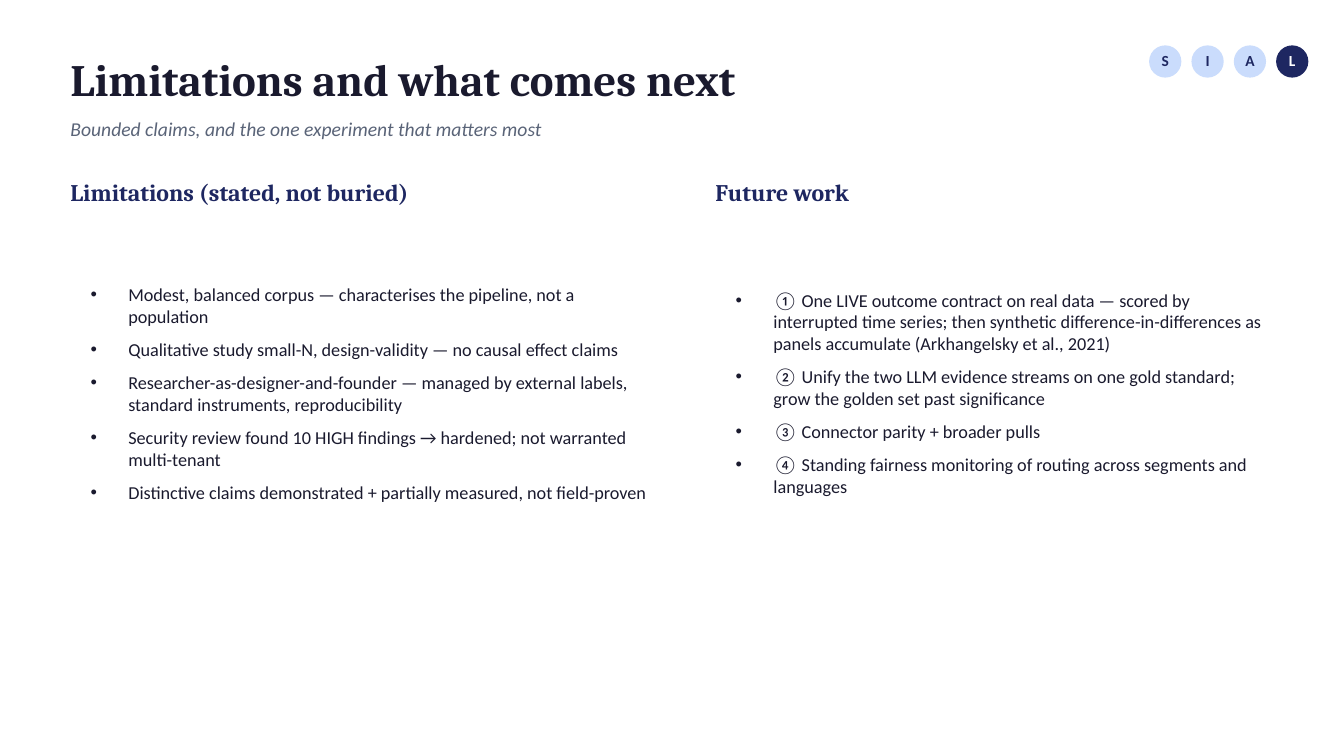
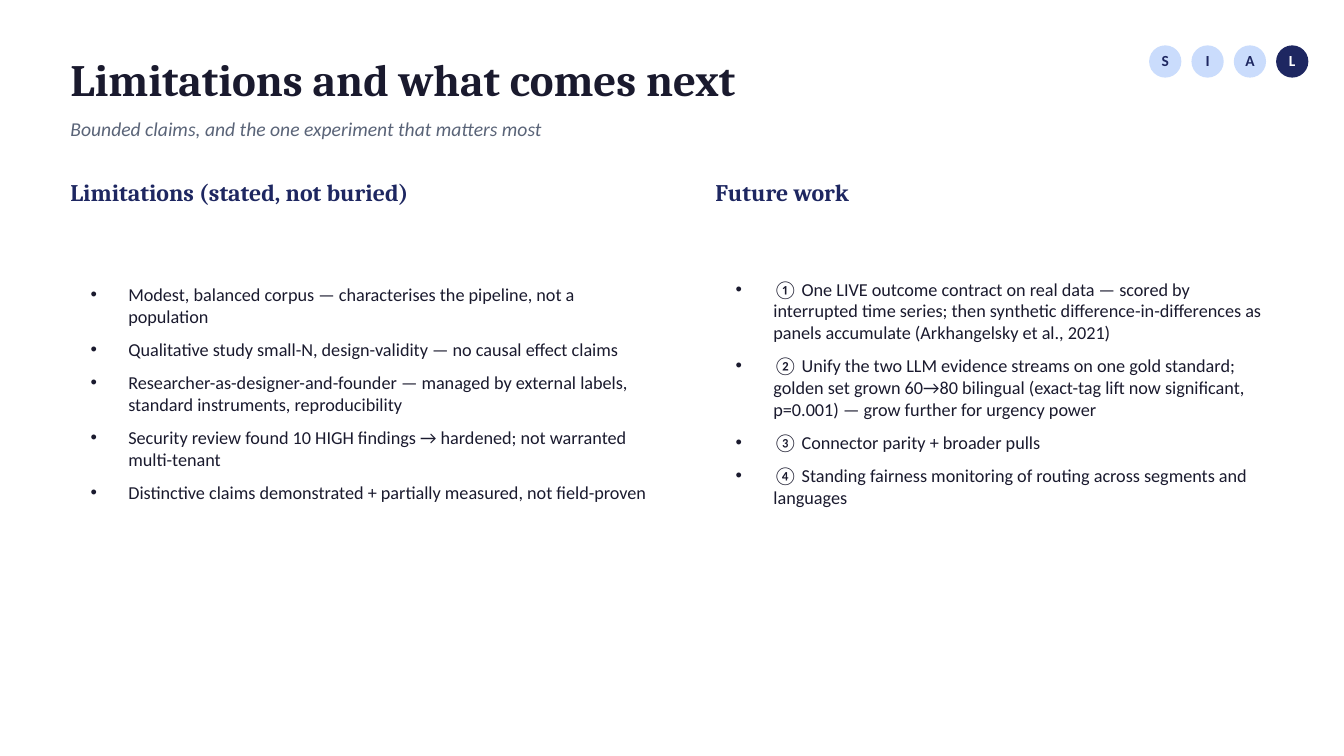
Before and after one commit to fogu13/CLARA, a slide deck: slide 12 of thesis/defense/defense_deck.pptx. Drawn at 1344x756 pixels with LibreOffice and Linux fonts; fonts in the diff are those of the drawing. Boxes give left, top, right and bottom in pixels: in the first picture for what was removed or moved away, otherwise in the second. Text is boxed around its words. In the diff, an @@ line names an element or a change of style, - is before the commit and + after.

```diff
--- a/thesis/defense/defense_deck.pptx
+++ b/thesis/defense/defense_deck.pptx
@@ text at box(773, 358, 1244, 419): text changed @@
-• ② Unify the two LLM evidence streams on one gold standard; grow the golden set past significance
+• ② Unify the two LLM evidence streams on one gold standard; golden set grown 60→80 bilingual (exact-tag lift now significant, p=0.001) — grow further for urgency power
```
Also in this commit, not shown: 5 other slides changed, 5 other files.
